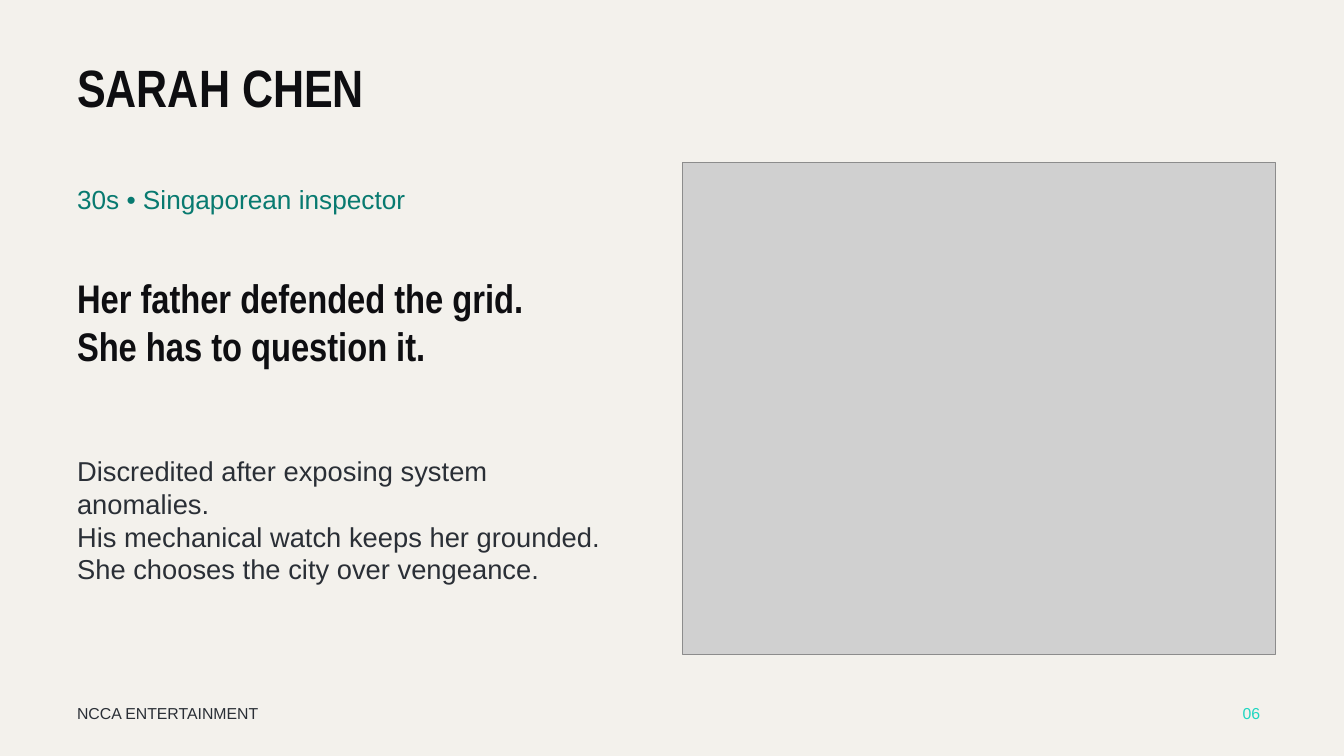
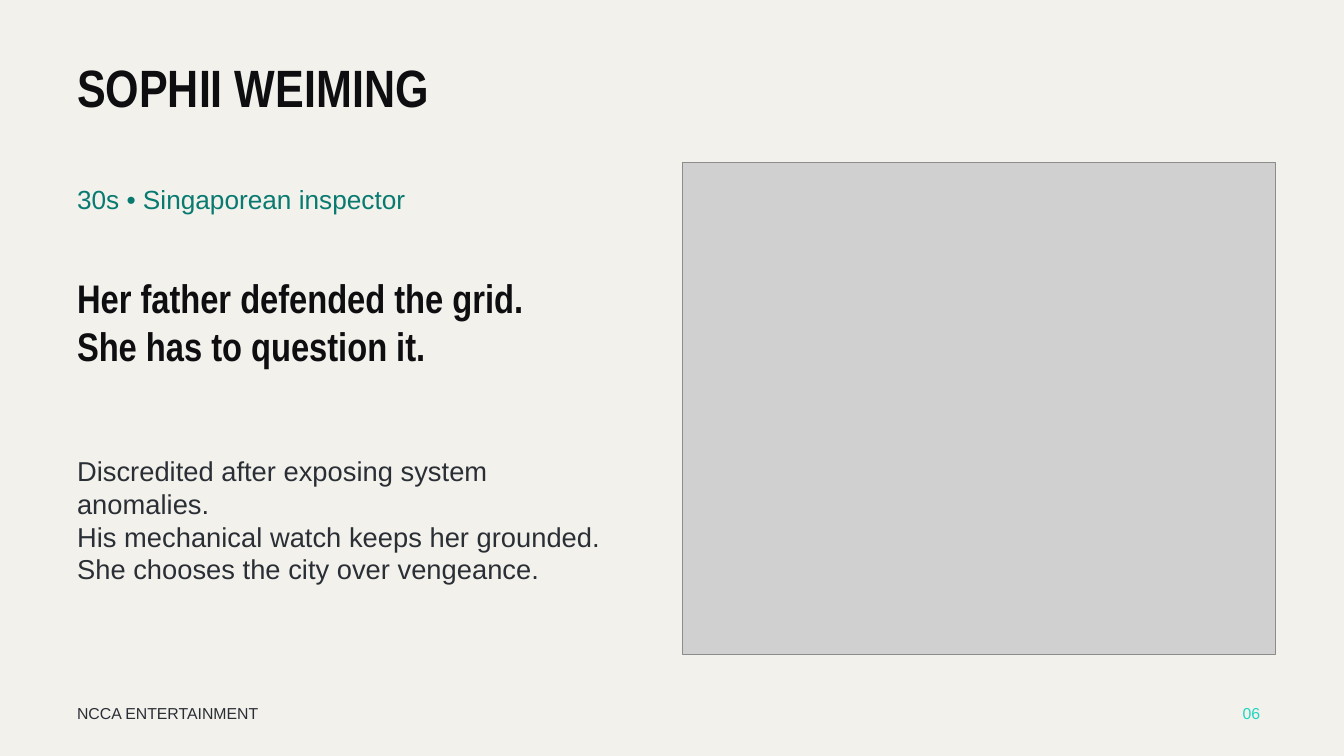
Before and after one commit to KellyT123-123/NCCA-ENTERTAINMENT, a slide deck: slide 6 of pitch-decks/lion-city-pitch-deck.pptx. Drawn at 1344x756 pixels with LibreOffice and Linux fonts; fonts in the diff are those of the drawing; grey boxes stand for pictures. Boxes give left, top, right and bottom in pixels: in the first picture for what was removed or moved away, otherwise in the second. Text is boxed around its words. In the diff, an @@ line names an element or a change of style, - is before the commit and + after.

```diff
--- a/pitch-decks/lion-city-pitch-deck.pptx
+++ b/pitch-decks/lion-city-pitch-deck.pptx
@@ text at (77, 70, 429, 108): text changed @@
-SARAH CHEN
+SOPHII WEIMING
```
Also in this commit, not shown: 2 other slides changed, 2 other files.
